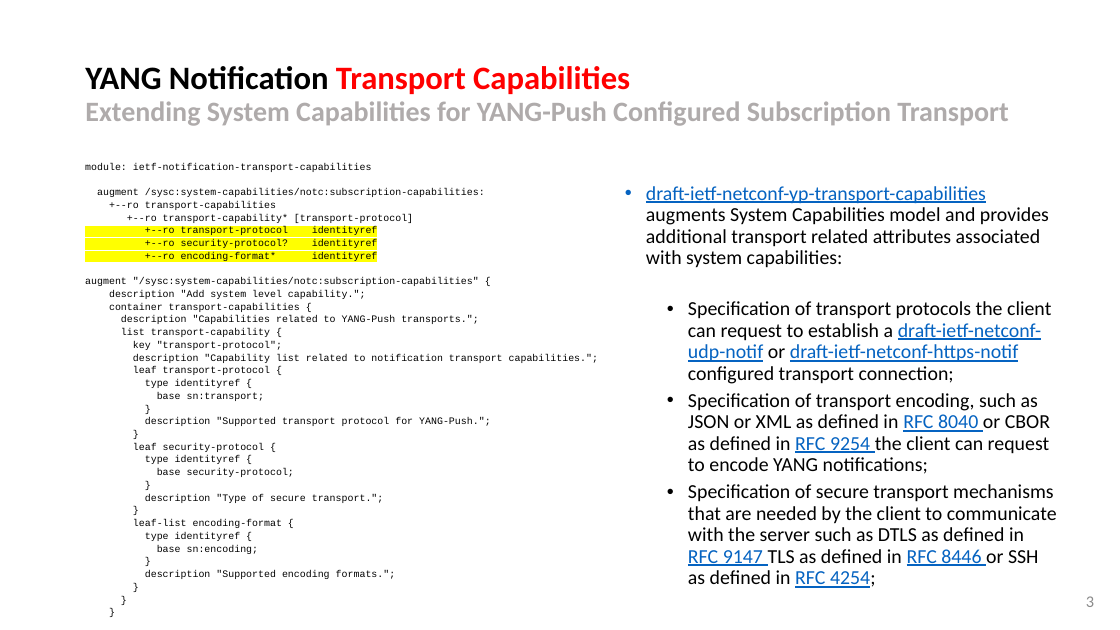
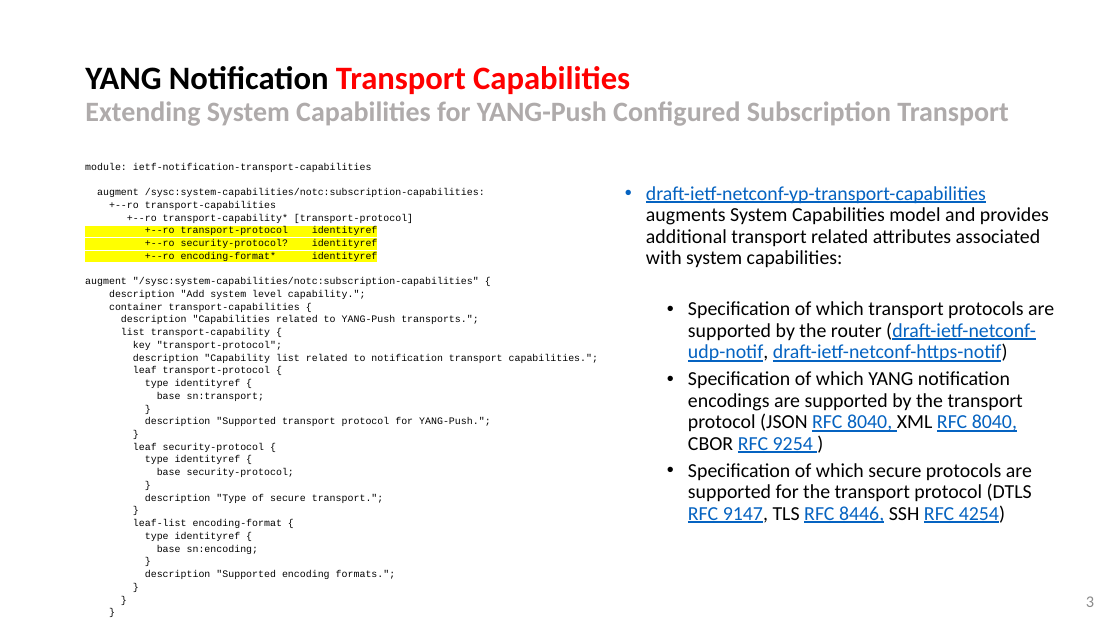
Before and after one commit to network-analytics/ietf-network-analytics-document-status, a slide deck: slide 3 of 122/NETCONF/draft-ietf-netconf-yp-transport-capabilities-00.pptx. Drawn at 1120x630 pixels with LibreOffice and Linux fonts; fonts in the diff are those of the drawing. Boxes give left, top, right and bottom in pixels: in the first picture for what was removed or moved away, otherwise in the second. Text is boxed around its words. In the diff, an @@ line names an element or a change of style, - is before the commit and + after.

```diff
--- a/122/NETCONF/draft-ietf-netconf-yp-transport-capabilities-00.pptx
+++ b/122/NETCONF/draft-ietf-netconf-yp-transport-capabilities-00.pptx
@@ text at (688,301,1054,523): text changed @@
-  • Specification of transport protocols the client can request to establish a draft-ietf-netconf-udp-notif or draft-ietf-netconf-https-notif configured transport connection;
-  • Specification of transport encoding, such as JSON or XML as defined in RFC 8040 or CBOR as defined in RFC 9254 the client can request to encode YANG notifications;
-  • Specification of secure transport mechanisms that are needed by the client to communicate with the server such as DTLS as defined in RFC 9147 TLS as defined in RFC 8446 or SSH as defined in RFC 4254;
+  • Specification of which transport protocols are supported by the router (draft-ietf-netconf-udp-notif, draft-ietf-netconf-https-notif)
+  • Specification of which YANG notification encodings are supported by the transport protocol (JSON RFC 8040, XML RFC 8040, CBOR RFC 9254 )
+  • Specification of which secure protocols are supported for the transport protocol (DTLS RFC 9147, TLS RFC 8446, SSH RFC 4254)
```
Also in this commit, not shown: 1 other slide changed, 2 other files.
